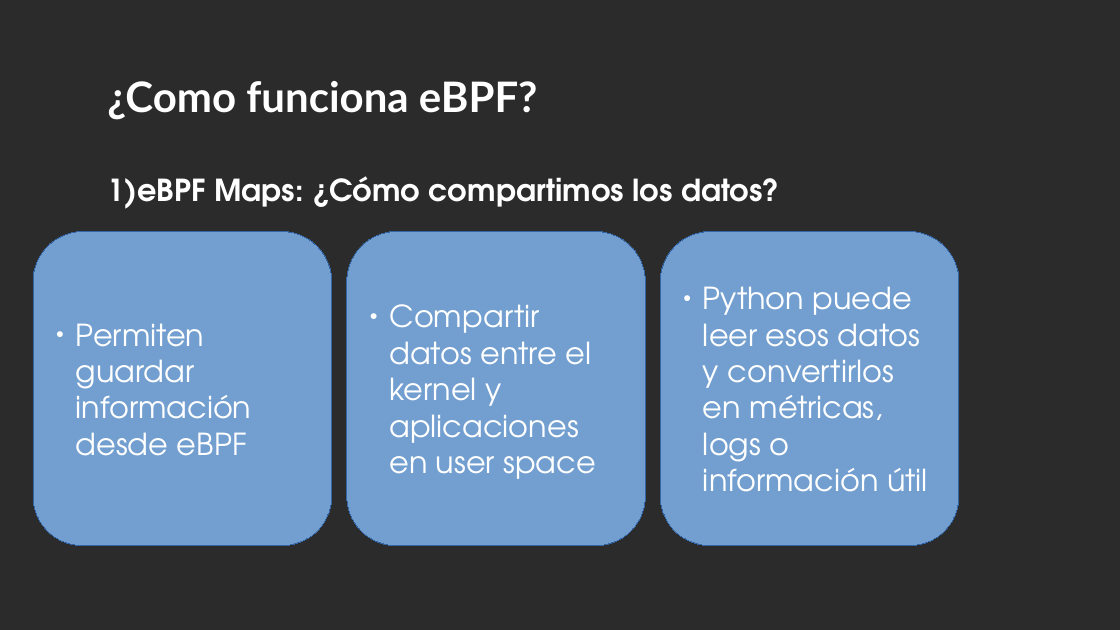
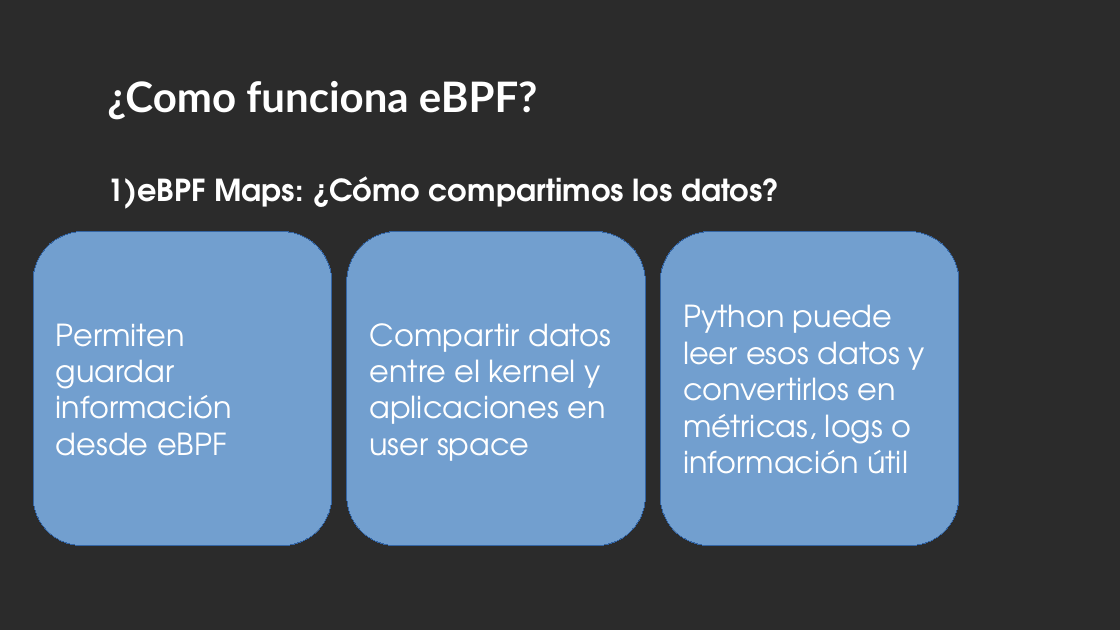
Before and after one commit to mental12345/ebpf-presentacion, a slide deck: slide 12 of ebpf.pptx. Drawn at 1120x630 pixels with LibreOffice and Linux fonts; fonts in the diff are those of the drawing; background and template pictures are left out; a plain dark background stands for a picture behind light text. Boxes give left, top, right and bottom in pixels: in the first picture for what was removed or moved away, otherwise in the second. Text is boxed around its words. In the diff, an @@ line names an element or a change of style, - is before the commit and + after.

```diff
--- a/ebpf.pptx
+++ b/ebpf.pptx
@@ bullet ● to none in 3 elements at box(33, 232, 332, 546), box(660, 232, 960, 546), box(347, 232, 646, 546) @@
```
Also in this commit, not shown: 3 other slides changed, 1 other file.
